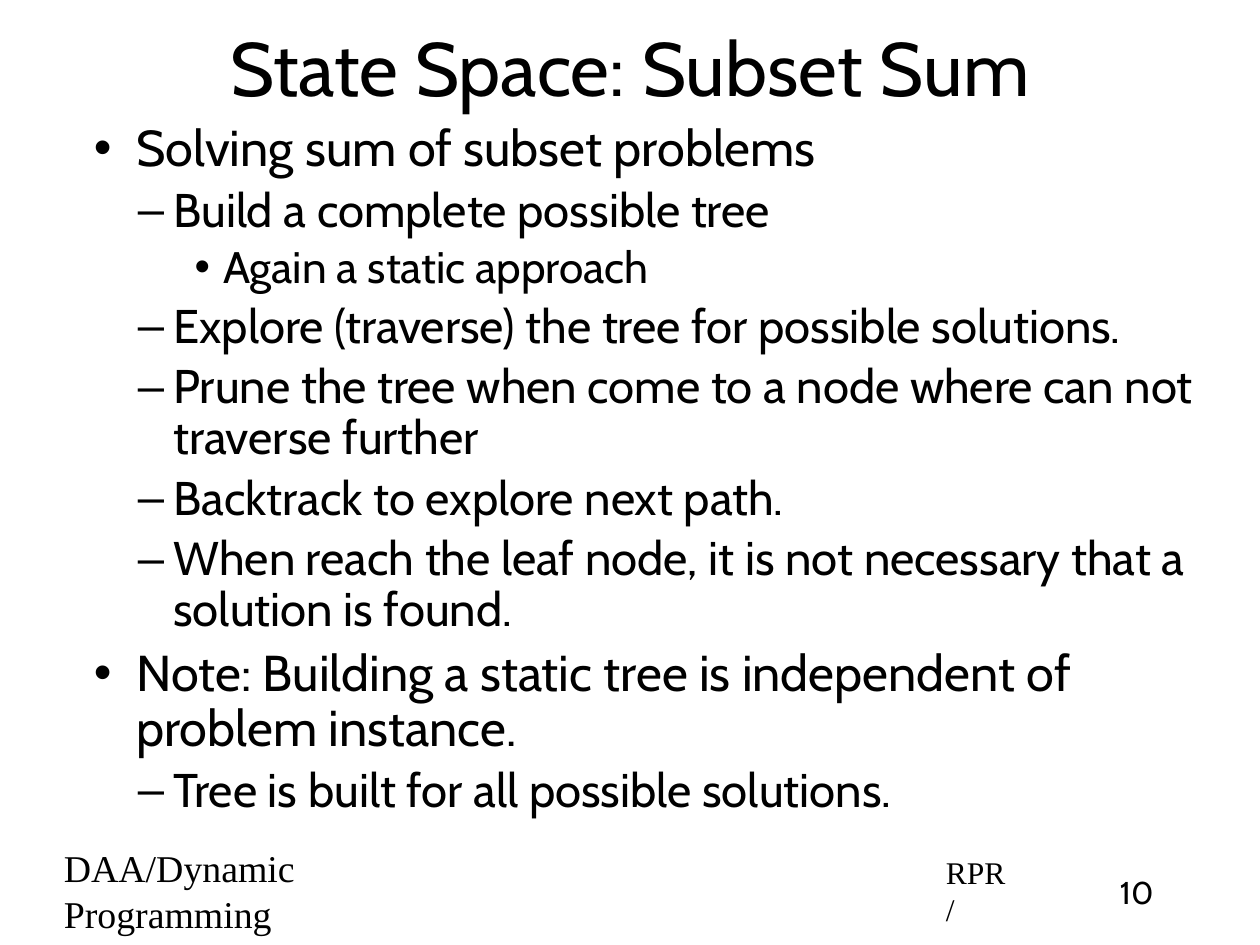
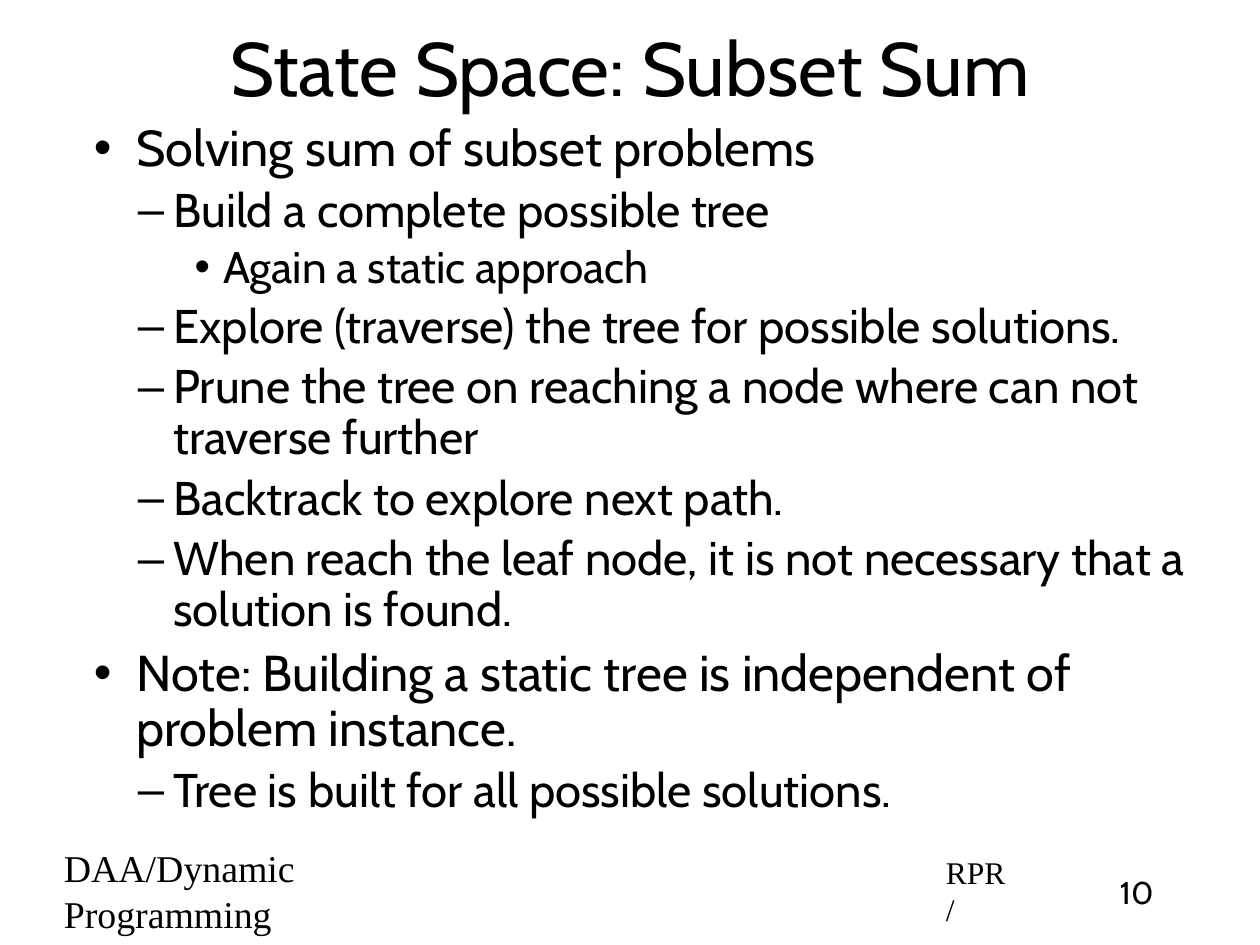
Before and after one commit to rprustagi/2019-17CS43-DAA, a slide deck: slide 10 of Slides-RPR/2019-H1-DAA-L42-BackTrack-approach-algo.pptx. Drawn at 1260x945 pixels with LibreOffice and Linux fonts; fonts in the diff are those of the drawing. Boxes give left, top, right and bottom in pixels: in the first picture for what was removed or moved away, otherwise in the second. Text is boxed around its words. In the diff, an @@ line names an element or a change of style, - is before the commit and + after.

```diff
--- a/Slides-RPR/2019-H1-DAA-L42-BackTrack-approach-algo.pptx
+++ b/Slides-RPR/2019-H1-DAA-L42-BackTrack-approach-algo.pptx
@@ text at [173,367,1138,455]: text changed @@
-  – Prune the tree when come to a node where can not traverse further
+  – Prune the tree on reaching a node where can not traverse further
```
Also in this commit, not shown: 3 other slides changed, 2 other files.
